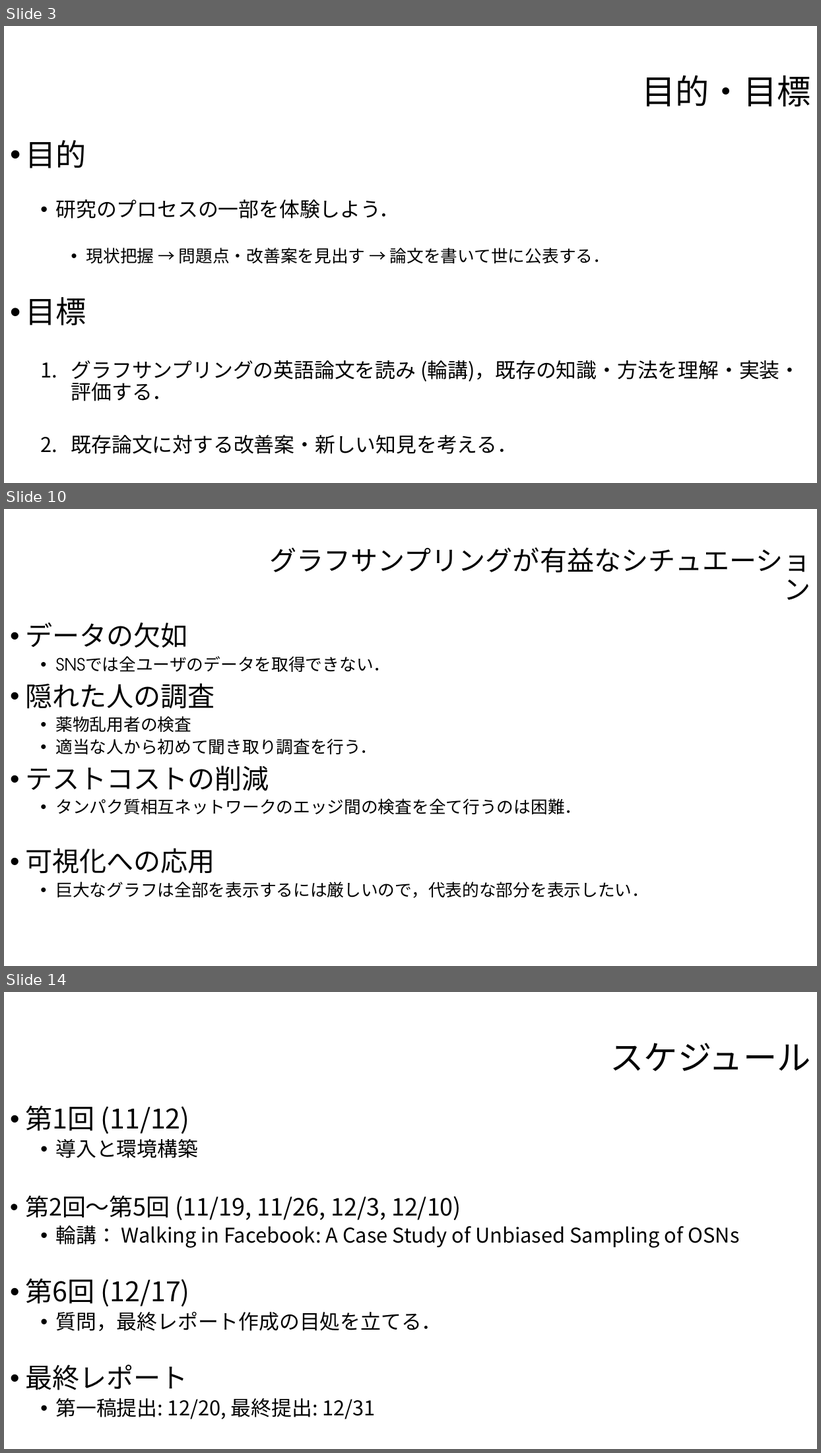
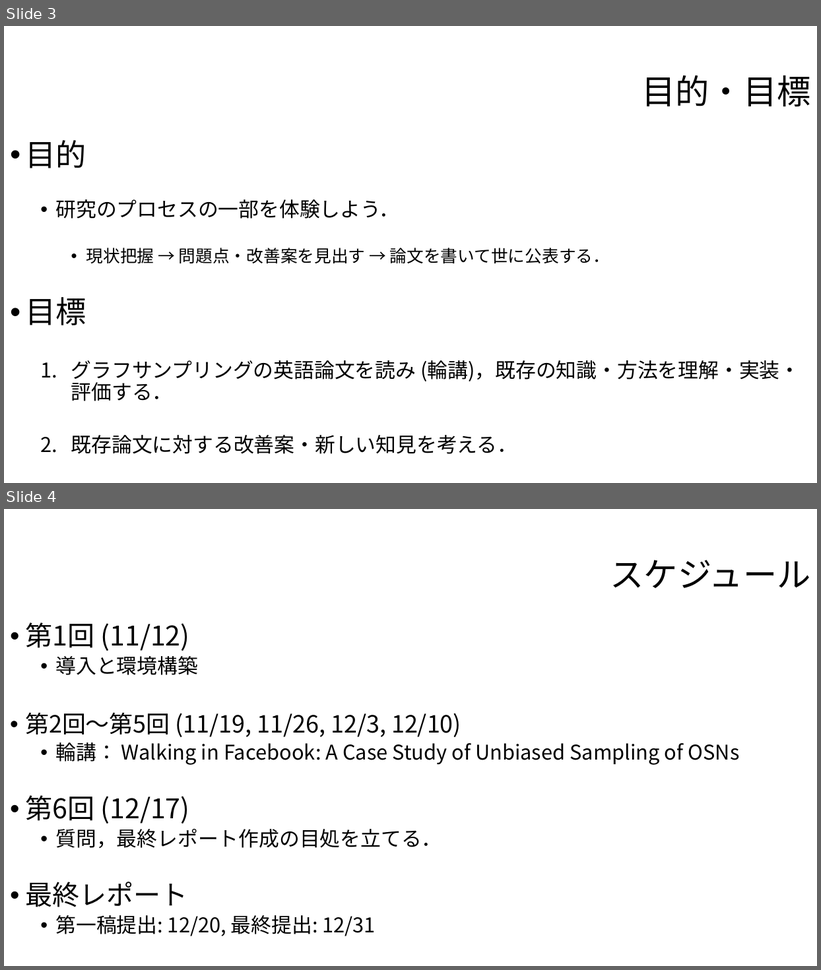
Before and after one commit to hiragaatsuya/trial_shudolab_2019, a slide deck: 第1回スライド.pptx. Shown one above the other, each under a label of ours: slides 3, 10 and 14 before the commit, slides 3 and 4 after it; the slides between them are not shown. The pictures are 821x1453 and 821x970 pixels, drawn with LibreOffice and Linux fonts; fonts in the diff are those of the drawing; background and template pictures are left out. Boxes give left, top, right and bottom in pixels: in the first picture for what was removed or moved away, otherwise in the second. Text is boxed around its words. In the diff, an @@ line names an element or a change of style, - is before the commit and + after.

```diff
--- a/第1回スライド.pptx
+++ b/第1回スライド.pptx
@@ slide 10 removed at <box>4,509,817,966</box>, background #FFFFFF @@
@@ title removed at <box>269,547,811,600</box> @@
-グラフサンプリングが有益なシチュエーション
@@ text removed at <box>25,623,649,898</box> @@
-• データの欠如
-  • SNSでは全ユーザのデータを取得できない．
-• 隠れた人の調査
-  • 薬物乱用者の検査
-  • 適当な人から初めて聞き取り調査を行う．
-• テストコストの削減
-  • タンパク質相互ネットワークのエッジ間の検査を全て行うのは困難．
-• 可視化への応用
-  • 巨大なグラフは全部を表示するには厳しいので，代表的な部分を表示したい．
@@ what was slide 14 is now slide 4 @@
```
Also in this commit, not shown: 7 slides changed, 2 slides added, 4 other slides removed, 2 other files.
